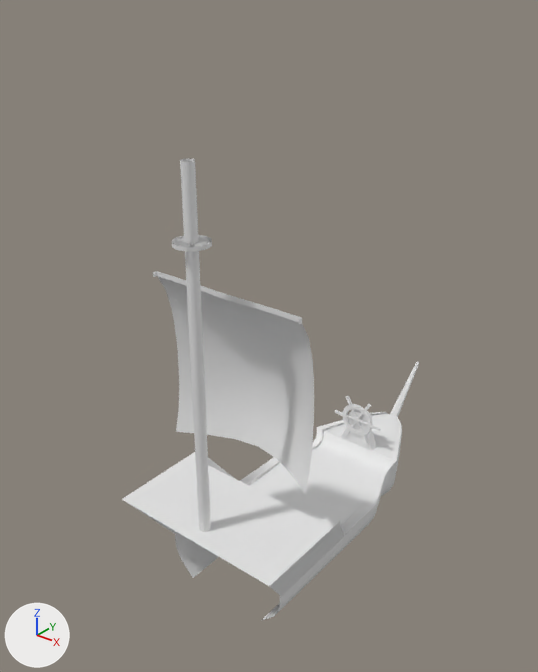
The FBX model candy_world_VR_Unity/Assets/Models/Boat.fbx as it was, and as the next commit left it.
One viewpoint serves both versions: a camera (50 mm lens) standing at (4.81, -7.52, 6.42) and looking at (-0.5, -0.88, 2.3). Lighting does not change. The marker at lower left points along +X, +Y and +Z. Where no turn or scale is listed for an object, it has been applied to the vertices.

Before the edit, the objects in view are built like this:
```python
me_cube_001 = bpy.data.meshes.new('Cube.001')
me_cube_001.from_pydata(...)  # 366 vertices, 294 faces; spans x -1.15..1.15, y -2.93..2.38, z -0.94..4.62
me_cube_002 = bpy.data.meshes.new('Cube.002')
me_cube_002.from_pydata(...)  # 96 vertices, 90 faces; spans x -0.15..0.239, y -2.88..-2.49, z 3.821..3.86
me_cylinder = bpy.data.meshes.new('Cylinder')
me_cylinder.from_pydata(...)  # 1241 vertices, 1312 faces; spans x -0.384..0.384, y -0.018..0.015, z -0.343..0.343
ob_cube = bpy.data.objects.new('Cube', me_cube_001)
ob_cube.location = (0.0, 0.0, 0.28)
ob_cube_001 = bpy.data.objects.new('Cube.001', me_cube_002)
ob_cube_001.location = (-0.04, 0.0, 0.28)
ob_cylinder = bpy.data.objects.new('Cylinder', me_cylinder)
ob_cylinder.location = (0.0, 0.56, 0.54)
```
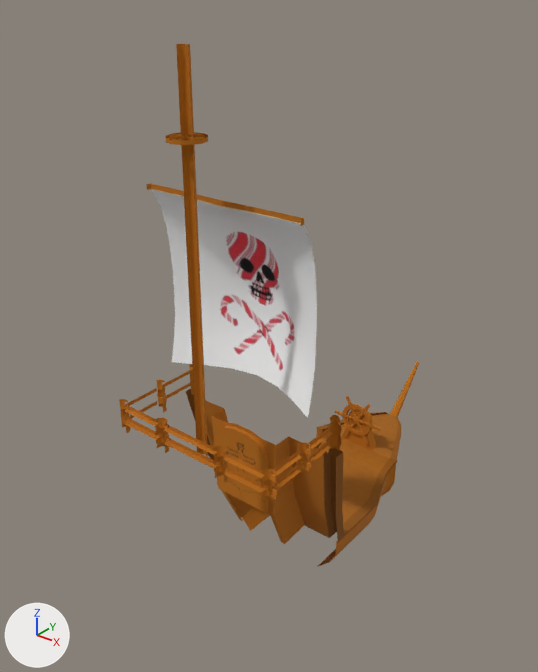
Changed parts and their boxes (x1, y1, x2, y2) in the pictures (538 x 672 px; the box of a moved part takes in the faces that stretch with it):
'Cube', reshaped (8% narrower, 13% taller)
    before: (122, 158, 419, 621)
    after: (147, 44, 419, 567)
'Rail', added (brown)
    after: (119, 364, 342, 504)
'Cube.001', deleted
    before: (172, 235, 212, 252)
'TopBit', added (brown)
    after: (166, 132, 208, 145)
'Anker', added
    after: (227, 442, 258, 493)
part 1 of me_cylinder, cut back
    before: (335, 397, 380, 443)
    after: (335, 411, 380, 430)
part 2 of me_cylinder, recoloured (grey to brown)
    both: (335, 396, 380, 444)
part 3 of me_cube_001, moved or reshaped
    before: (153, 271, 314, 494)
    after: (147, 183, 317, 418)
part 4 of me_cube_001, rebuilt (10% taller)
    before: (180, 158, 211, 532)
    after: (176, 44, 208, 457)
part 5 of me_cube_001, moved or reshaped
    before: (122, 410, 402, 621)
    after: (185, 389, 399, 544)
part 6 of me_cube_001, recoloured (white to brown)
    both: (314, 362, 419, 562)

Diff of the bpy script that builds the scene:
```diff
--- a/candy_world_VR_Unity/Assets/Models/Boat.fbx.py
+++ b/candy_world_VR_Unity/Assets/Models/Boat.fbx.py
@@ me_cube_001 @@
-me_cube_001.from_pydata(...)  # 366 vertices, 294 faces; spans x -1.15..1.15, y -2.93..2.38, z -0.94..4.62
+me_cube_001.from_pydata(...)  # 399 vertices, 292 faces; spans x -1.15..1.15, y -2.68..2.38, z -0.94..5.6
+# me_cube_001 part 3: the loose piece of 74 vertices spanning x -1.0..1.0, y -2.3..-1.62, z 1.01..3.19 is moved by (0.0, 0.0, 0.98), in mat_mboat (picture img_tboat_png)
+# me_cube_001 part 4: the loose piece of 24 vertices spanning x -0.07..0.07, y -2.75..-2.61, z 0.4..4.62 is rebuilt with 14 vertices and now spans x -0.07..0.07, y -2.68..-2.61, z 1.38..5.6, in mat_mboat (picture img_tboat_png)
+# me_cube_001 part 5
+# 65 vertices are removed from x -1.15..1.15, y -2.93..1.63, z -0.94..0.4
+# 110 faces are deleted
+# 4 vertices in x -1.15..1.15, y -1.62, z 0.4 move by (0.0, 0.0, 0.98)
+# 3 vertices in x 0.86..1.02, y -1.48..-1.34, z 0.02 move by (0.04, -0.08, 0.4)
+# 3 vertices in x -1.02..-0.86, y -1.48..-1.34, z 0.02 move by (-0.04, -0.08, 0.4)
+# 2 vertices move from x -0.9..0.9, y -2.41, z -0.31 to x -1.06..1.06, y -1.56, z 0.42
+# 71 vertices are added at x -1.15..1.15, y -2.04..-1.24, z -0.34..1.42
+# 31 new vertices lie (0.76, 0.0, 0.0) away from vertices in x -0.38, y -2.04..-1.24, z -0.31..0.39
+# 6 new vertices lie (0.0, 0.05, 0.0) away from vertices in x -0.35..0.35, y -2.04, z 1.24..1.38
+# 114 new faces join them
+# me_cube_001 part 6: 116 faces spanning x -1.15..1.15, y -1.62..2.38, z -0.94..1.38 switch from no material to mat_mboat (picture img_tboat_png)
@@ me_cylinder @@
-me_cylinder.from_pydata(...)  # 1241 vertices, 1312 faces; spans x -0.384..0.384, y -0.018..0.015, z -0.343..0.343
+me_cylinder.from_pydata(...)  # 1087 vertices, 1008 faces; spans x -0.384..0.384, y -0.018..0.015, z -0.343..0.343
+# me_cylinder part 1
+# 154 vertices are removed from x -0.384..0.384, y -0.018..0.015, z -0.343..0.343
+# 332 faces are deleted
+# 28 new faces join them
+# me_cylinder part 2: 980 faces spanning x -0.384..0.384, y -0.018..0.015, z -0.343..0.343 switch from no material to mat_mboat (picture img_tboat_png)
@@ ob_cube_001 @@
-ob_cube_001 = bpy.data.objects.new('Cube.001', me_cube_002)
@@ ob_anker @@
+ob_anker = bpy.data.objects.new('Anker', me_cube_003)  # 134 vertices, 110 faces; spans x -0.361..0.361, y 0.012..0.048, z -0.347..0.364; in mat_mboat (picture img_tboat_png)
+ob_anker.location = (0.0, -2.06, 1.14)
@@ ob_rail @@
+ob_rail = bpy.data.objects.new('Rail', me_cylinder_002)  # 594 vertices, 414 faces; spans x -1.15..1.15, y -0.03..1.23, z -0.24..0.23; in mat_mboat (picture img_tboat_png)
+ob_rail.location = (0.0, -2.85, 1.89)
@@ ob_topbit @@
+ob_topbit = bpy.data.objects.new('TopBit', me_cube_002_1)  # 96 vertices, 90 faces; spans x -0.15..0.239, y -2.88..-2.49, z 4.799..4.839; in mat_mboat (picture img_tboat_png)
+ob_topbit.location = (-0.04, 0.0, 0.28)
```
